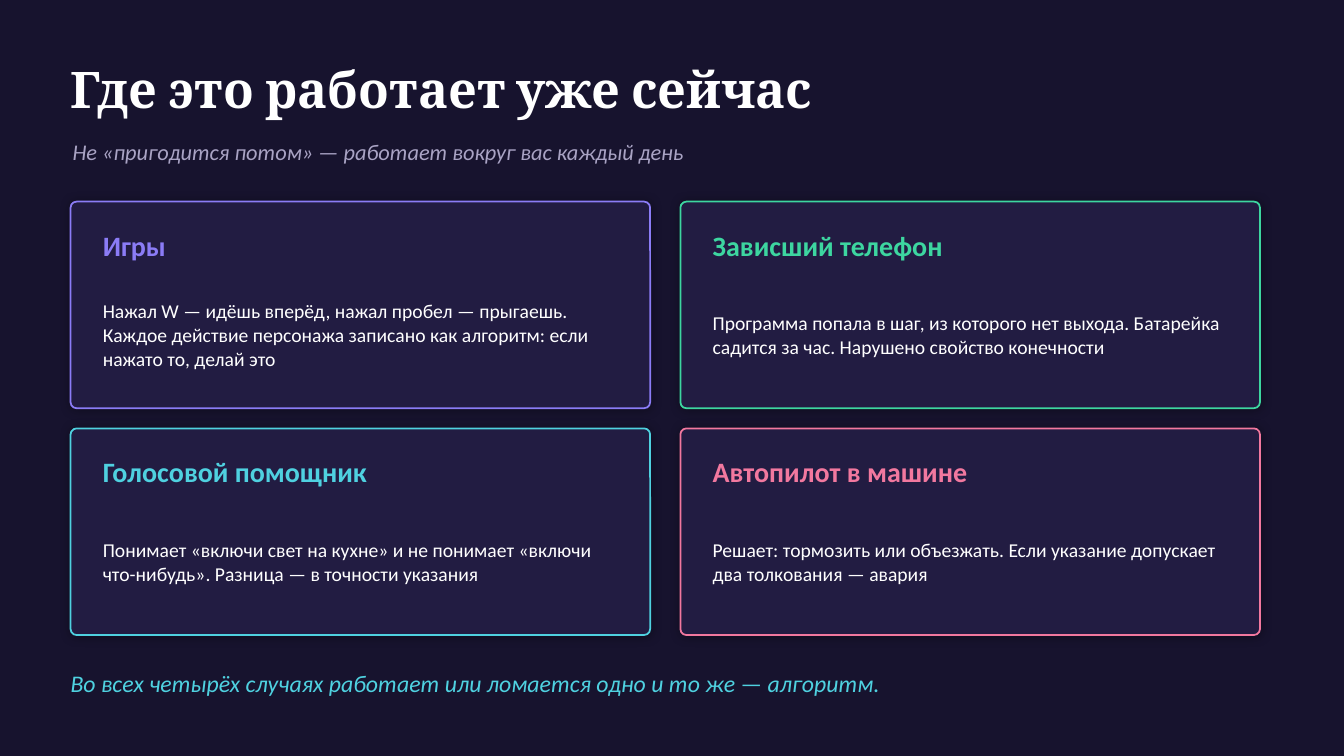
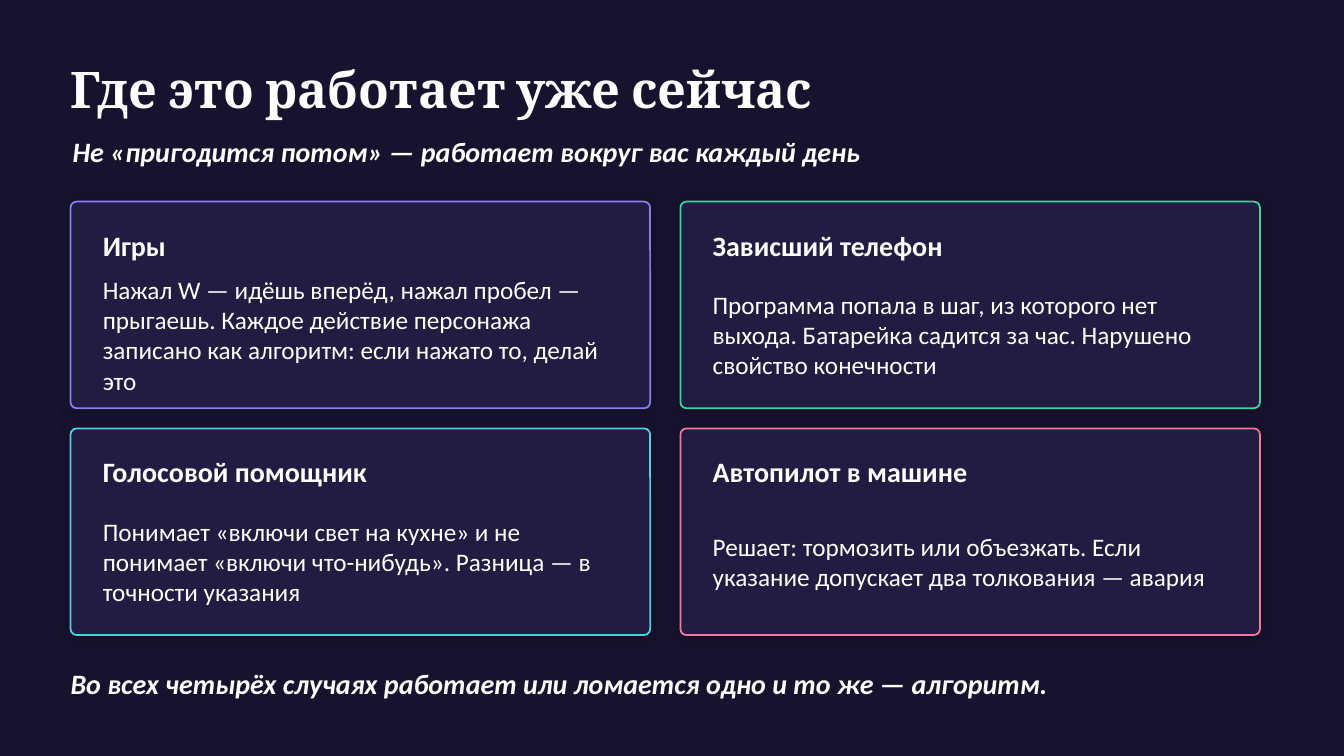
Before and after one commit to MuhammadMusa1/Pulotovschool, a slide deck: slide 2 of 10 класс/urok1/Презентация_занятие1_финал.pptx. Drawn at 1344x756 pixels with LibreOffice and Linux fonts; fonts in the diff are those of the drawing. Boxes give left, top, right and bottom in pixels: in the first picture for what was removed or moved away, otherwise in the second. Text is boxed around its words. In the diff, an @@ line names an element or a change of style, - is before the commit and + after.

```diff
--- a/10 класс/urok1/Презентация_занятие1_финал.pptx
+++ b/10 класс/urok1/Презентация_занятие1_финал.pptx
@@ text "Не «пригодится потом» — работает ..." at (73,142,860,167): size 16 to 20 pt, text colour #A9A3C4 to #FFFFFF, bold on @@
@@ text "Игры" at (103,238,166,261): text colour #8B7CF6 to #FFFFFF @@
@@ text "Зависший телефон" at (713,237,943,261): text colour #3DD6A0 to #FFFFFF @@
@@ text "Голосовой помощник" at (103,463,367,487): text colour #4FD1E0 to #FFFFFF @@
@@ text "Автопилот в машине" at (713,464,967,482): text colour #F2789F to #FFFFFF @@
@@ size 14 to 18 pt in 4 elements at (103,282,598,390), (713,298,1192,374), (103,525,591,605), (713,539,1205,590) @@
@@ text "Во всех четырёх случаях работает ..." at (71,674,1048,699): size 17 to 20 pt, text colour #4FD1E0 to #FFFFFF, bold on @@
```
Also in this commit, not shown: 16 other slides changed, 5 other files.
